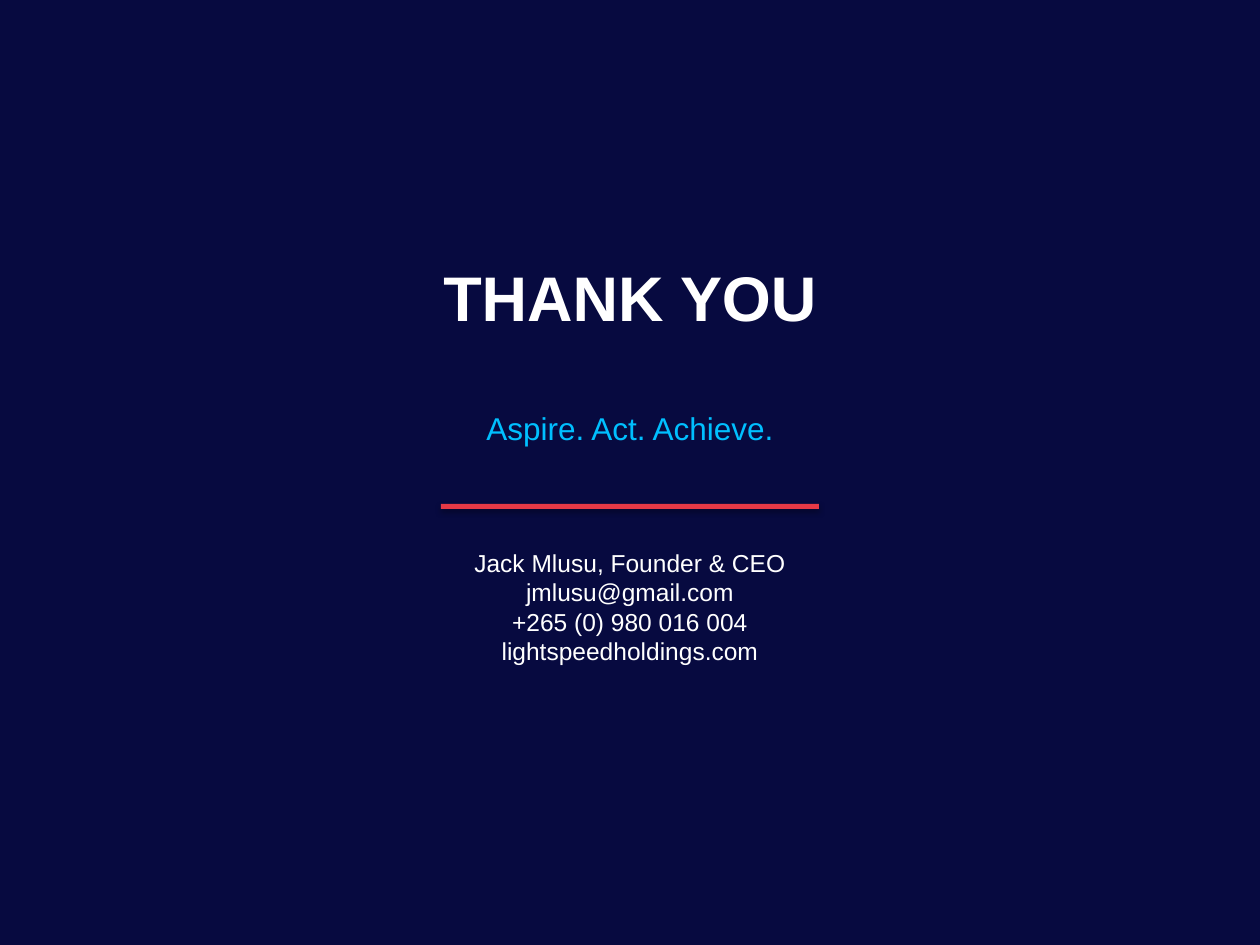
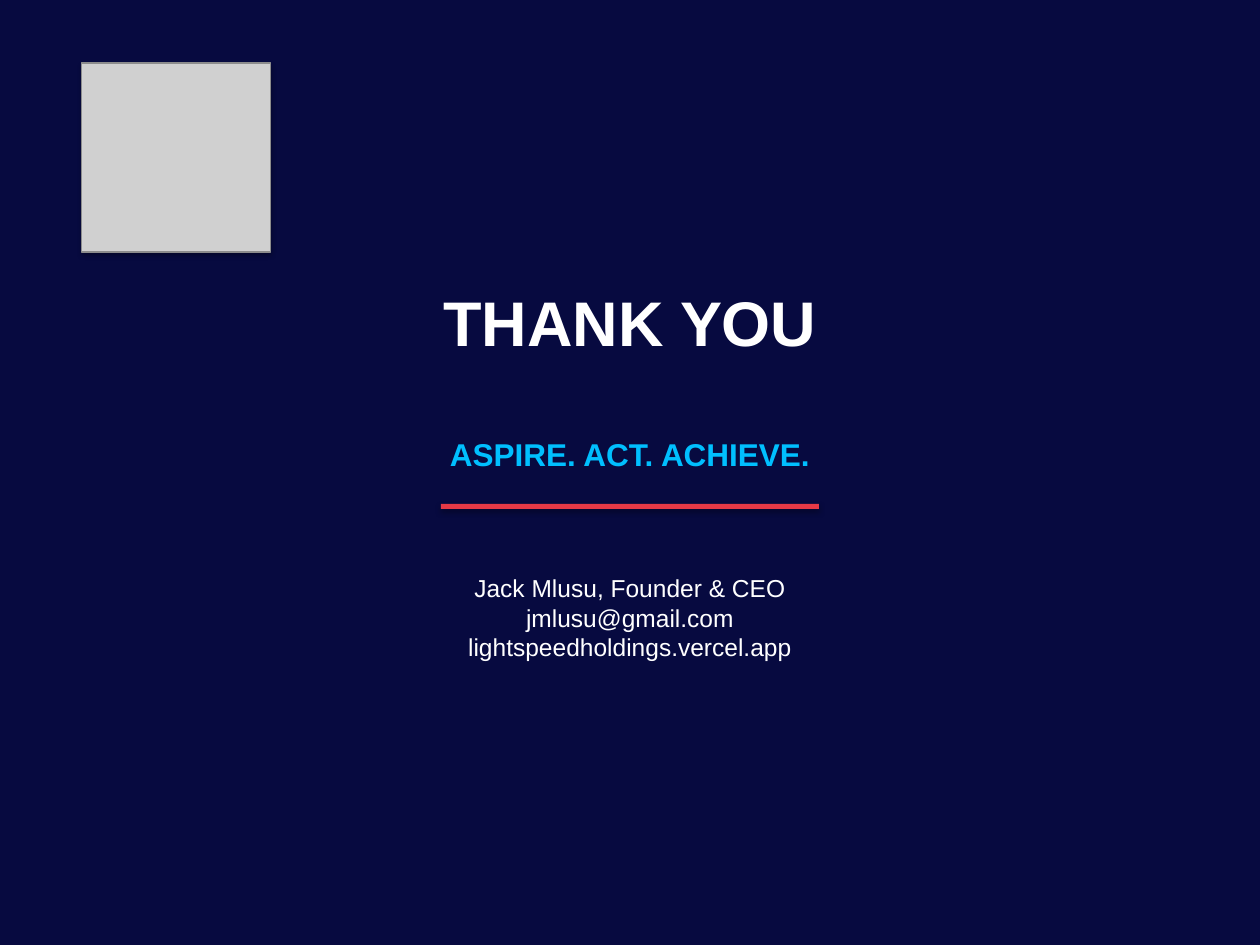
Before and after one commit to jmlusu/light-speed-holdings, a slide deck: slide 13 of static/brand/templates/pitch-deck.pptx. Drawn at 1260x945 pixels with LibreOffice and Linux fonts; fonts in the diff are those of the drawing; grey boxes stand for pictures. Boxes give left, top, right and bottom in pixels: in the first picture for what was removed or moved away, otherwise in the second. Text is boxed around its words. In the diff, an @@ line names an element or a change of style, - is before the commit and + after.

```diff
--- a/static/brand/templates/pitch-deck.pptx
+++ b/static/brand/templates/pitch-deck.pptx
@@ rectangle added at <box>82,63,271,252</box>, fill #FFFFFF @@
@@ picture added at <box>82,63,271,252</box> @@
@@ text "THANK YOU": place and size @@
-text "THANK YOU" at <box>443,277,816,322</box>
+text "THANK YOU" at <box>443,302,816,347</box>
@@ text at <box>450,444,810,467</box>: text changed; bold on @@
-Aspire. Act. Achieve.
+ASPIRE. ACT. ACHIEVE.
@@ text at <box>468,579,791,661</box>: text changed @@
-Jack Mlusu, Founder & CEO
-jmlusu@gmail.com
-+265 (0) 980 016 004
-lightspeedholdings.com
+Jack Mlusu, Founder & CEO
+jmlusu@gmail.com
+lightspeedholdings.vercel.app
```
Also in this commit, not shown: 9 other slides changed, 2 other files.
